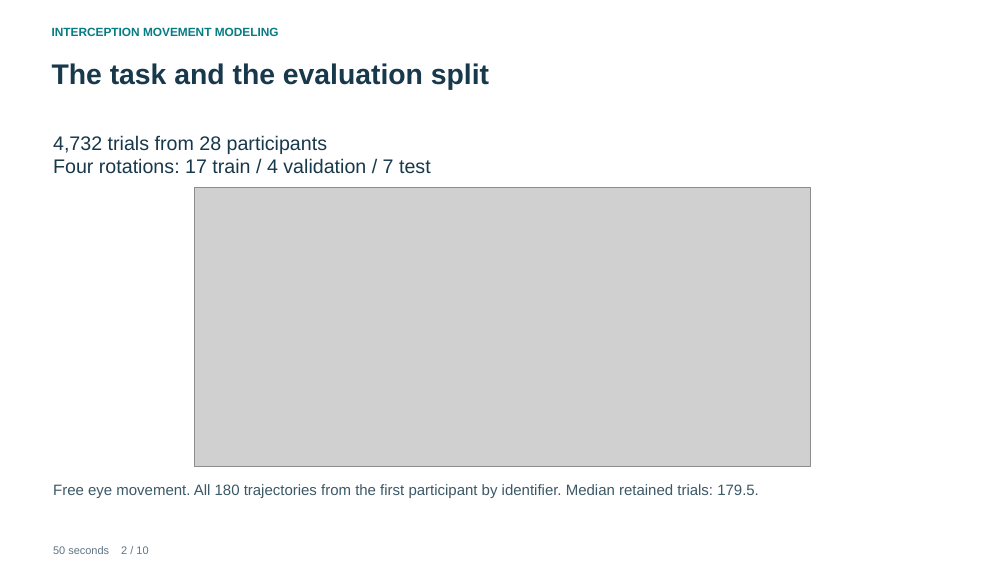
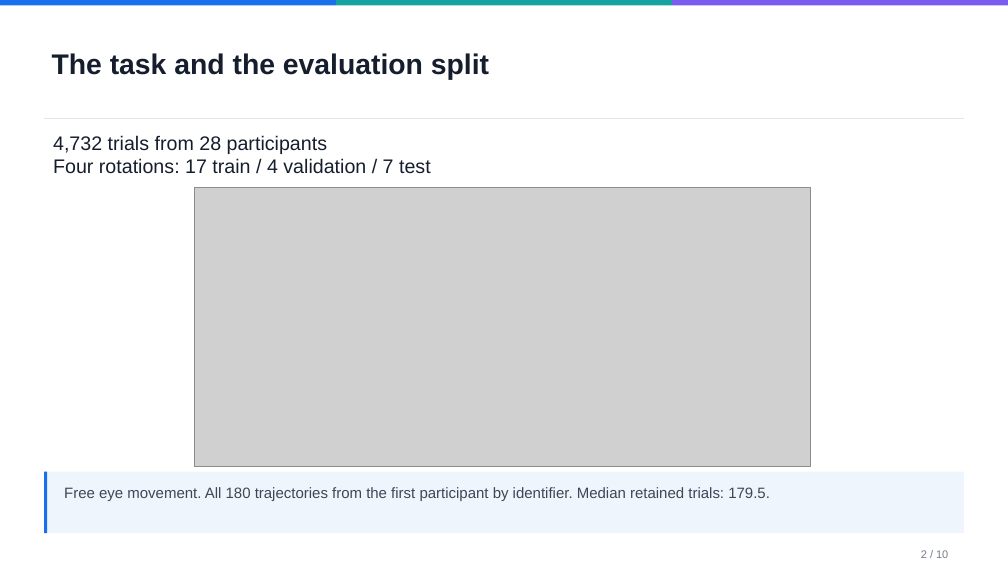
Before and after one commit to pazflashner/interception-movements-dl, a slide deck: slide 2 of production/Interception_Movements_Course_Presentation.pptx. Drawn at 1008x567 pixels with LibreOffice and Linux fonts; fonts in the diff are those of the drawing; grey boxes stand for pictures. Boxes give left, top, right and bottom in pixels: in the first picture for what was removed or moved away, otherwise in the second. Text is boxed around its words. In the diff, an @@ line names an element or a change of style, - is before the commit and + after.

Commit message:
Polish course report and deck with confirmed lab units and Paz design

```diff
--- a/production/Interception_Movements_Course_Presentation.pptx
+++ b/production/Interception_Movements_Course_Presentation.pptx
@@ rectangle added at (x1=0, y1=0, x2=336, y2=5), fill #1B6FEA @@
@@ text removed at (x1=52, y1=27, x2=279, y2=36) @@
-INTERCEPTION MOVEMENT MODELING
@@ rectangle added at (x1=336, y1=0, x2=671, y2=5), fill #17A2A2 @@
@@ rectangle added at (x1=672, y1=0, x2=1008, y2=5), fill #7A5CF0 @@
@@ text "The task and the evaluation ..." at (x1=52, y1=53, x2=489, y2=80): text colour #18384B to #161E2E @@
@@ text "The task and the evaluation ..." moved from (x1=52, y1=63, x2=489, y2=89) to (x1=52, y1=53, x2=489, y2=80) @@
@@ rectangle added at (x1=44, y1=118, x2=964, y2=119), fill #E1E6EC @@
@@ text "4,732 trials from 28 participants" at (x1=53, y1=135, x2=431, y2=174): text colour #18384B to #161E2E @@
@@ rectangle added at (x1=44, y1=472, x2=964, y2=533), fill #EFF5FC @@
@@ rectangle added at (x1=44, y1=472, x2=47, y2=533), fill #1B6FEA @@
@@ text "Free eye movement. All 180 ..." moved from (x1=53, y1=484, x2=759, y2=498) to (x1=64, y1=487, x2=770, y2=501) @@
@@ text "Free eye movement. All 180 ..." at (x1=64, y1=487, x2=770, y2=501): text colour #3B5867 to #3D4756 @@
@@ text at (x1=921, y1=550, x2=948, y2=558): text changed; text colour #617583 to #737E8B @@
-50 seconds 2 / 10
+2 / 10
```
Also in this commit, not shown: 9 other slides changed, 27 other files.
